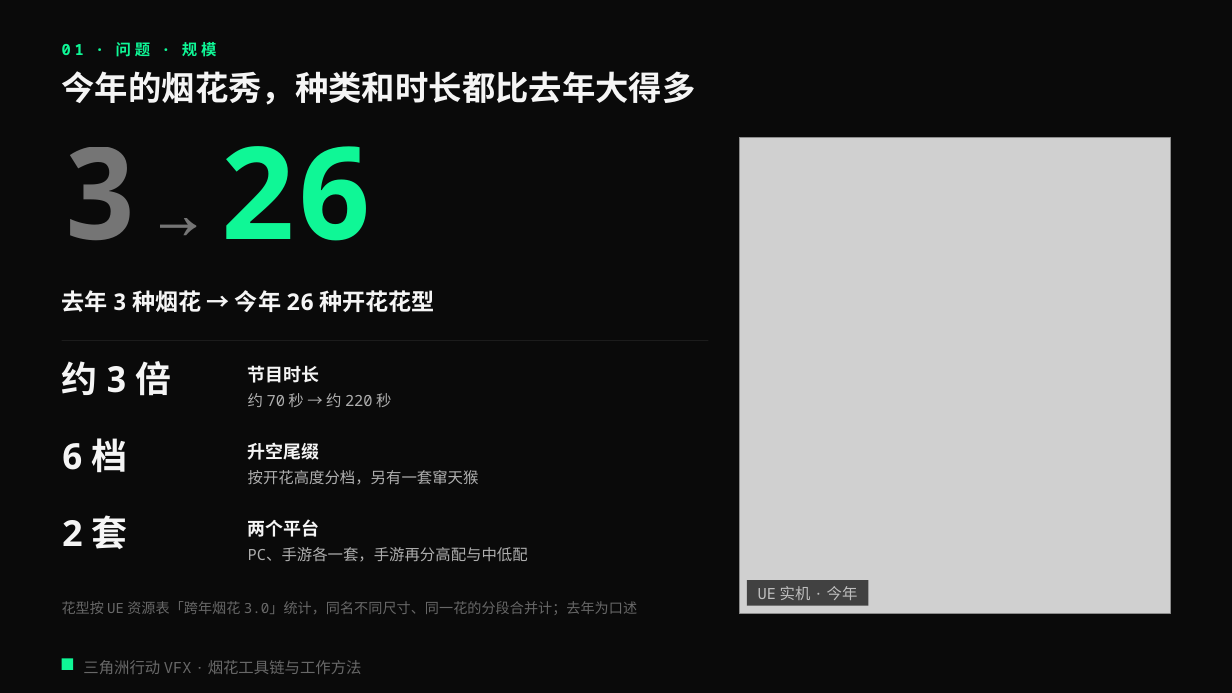
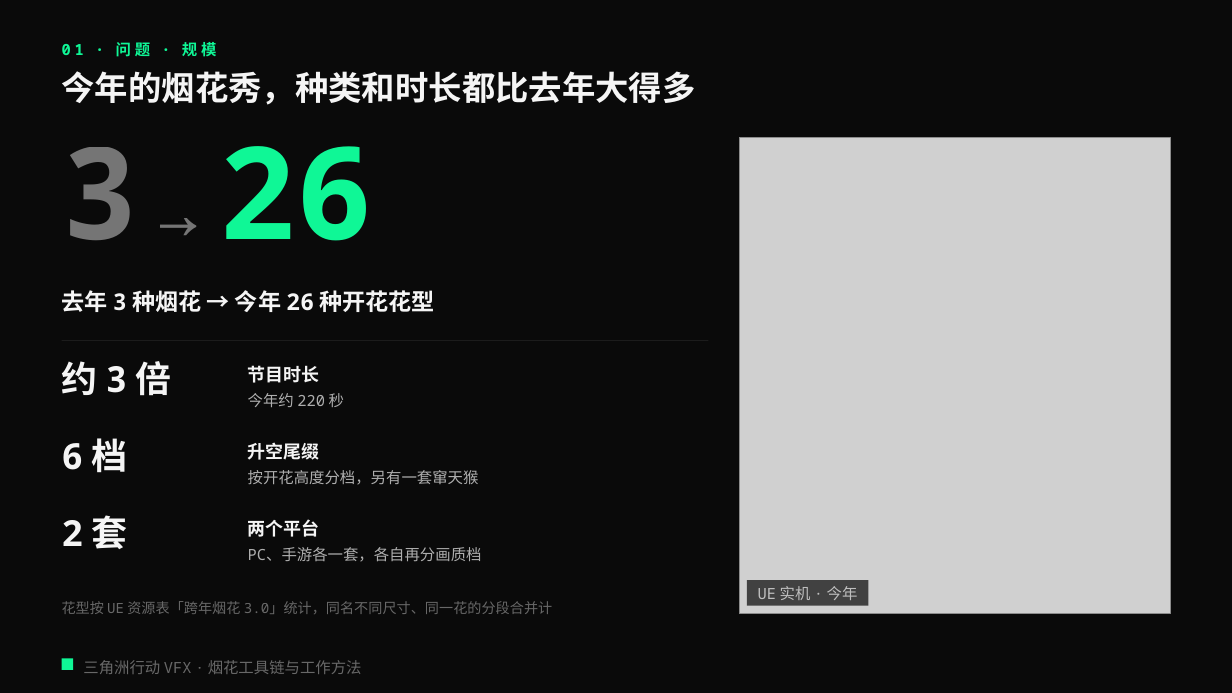
Before and after one commit to loccmaiii-lang/FireWorksLab, a slide deck: slide 2 of 协作/提示词/分享PPT交接_2026-10-29/第三版交付/烟花秀AI全流程_第三版.pptx. Drawn at 1232x693 pixels with LibreOffice and Linux fonts; fonts in the diff are those of the drawing; grey boxes stand for pictures. Boxes give left, top, right and bottom in pixels: in the first picture for what was removed or moved away, otherwise in the second. Text is boxed around its words. In the diff, an @@ line names an element or a change of style, - is before the commit and + after.

```diff
--- a/协作/提示词/分享PPT交接_2026-10-29/第三版交付/烟花秀AI全流程_第三版.pptx
+++ b/协作/提示词/分享PPT交接_2026-10-29/第三版交付/烟花秀AI全流程_第三版.pptx
@@ text at box(248, 393, 344, 407): text changed @@
-约 70 秒 → 约 220 秒
+今年约 220 秒
@@ text at box(248, 547, 482, 562): text changed @@
-PC、手游各一套，手游再分高配与中低配
+PC、手游各一套，各自再分画质档
@@ text at box(62, 601, 552, 614): text changed @@
-花型按 UE 资源表「跨年烟花 3.0」统计，同名不同尺寸、同一花的分段合并计；去年为口述
+花型按 UE 资源表「跨年烟花 3.0」统计，同名不同尺寸、同一花的分段合并计
```
Also in this commit, not shown: 22 other slides changed, 14 other files.
